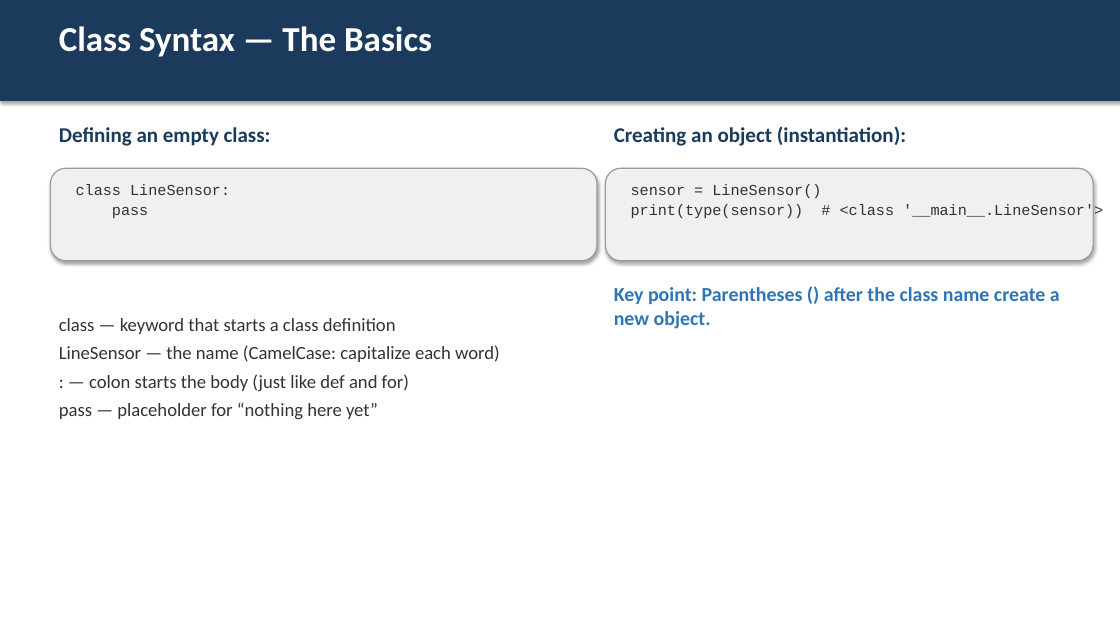
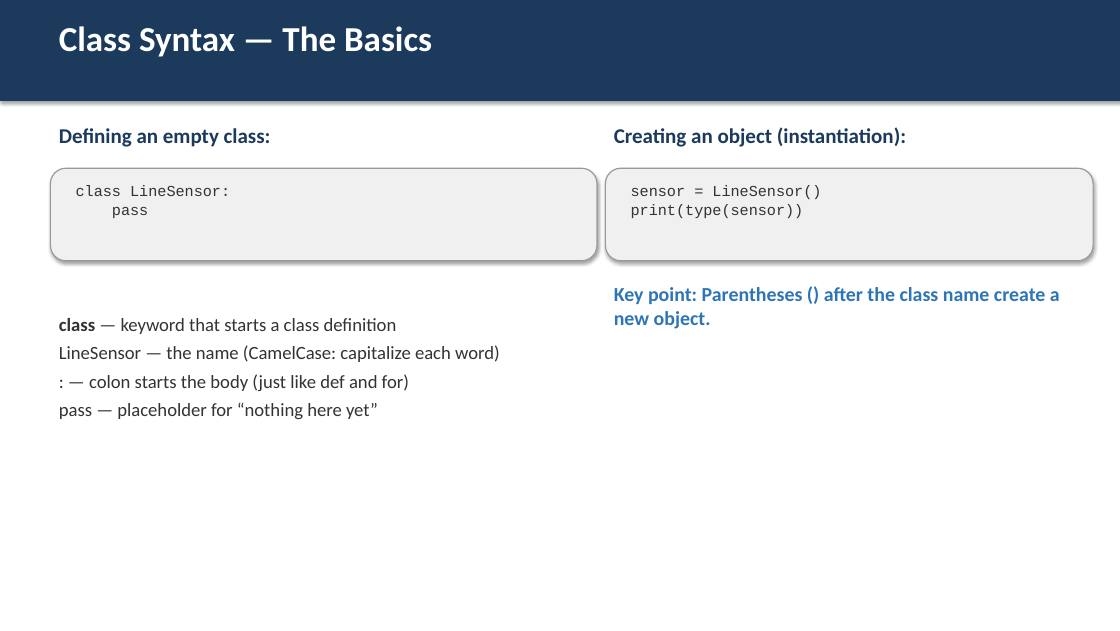
Before and after one commit to bradamiller/IntoToPython, a slide deck: slide 5 of module-02-line-tracking/slides/08-introduction-to-classes.pptx. Drawn at 1120x631 pixels with LibreOffice and Linux fonts; fonts in the diff are those of the drawing. Boxes give left, top, right and bottom in pixels: in the first picture for what was removed or moved away, otherwise in the second. Text is boxed around its words. In the diff, an @@ line names an element or a change of style, - is before the commit and + after.

Commit message:
updated the line tracking ppts

```diff
--- a/module-02-line-tracking/slides/08-introduction-to-classes.pptx
+++ b/module-02-line-tracking/slides/08-introduction-to-classes.pptx
@@ text at [631, 204, 804, 218]: text changed @@
-print(type(sensor)) # <class '__main__.LineSensor'>
+print(type(sensor))
@@ text at [59, 318, 397, 334]: bold on in "class" @@
```
Also in this commit, not shown: 11 other slides changed, 5 other files.
